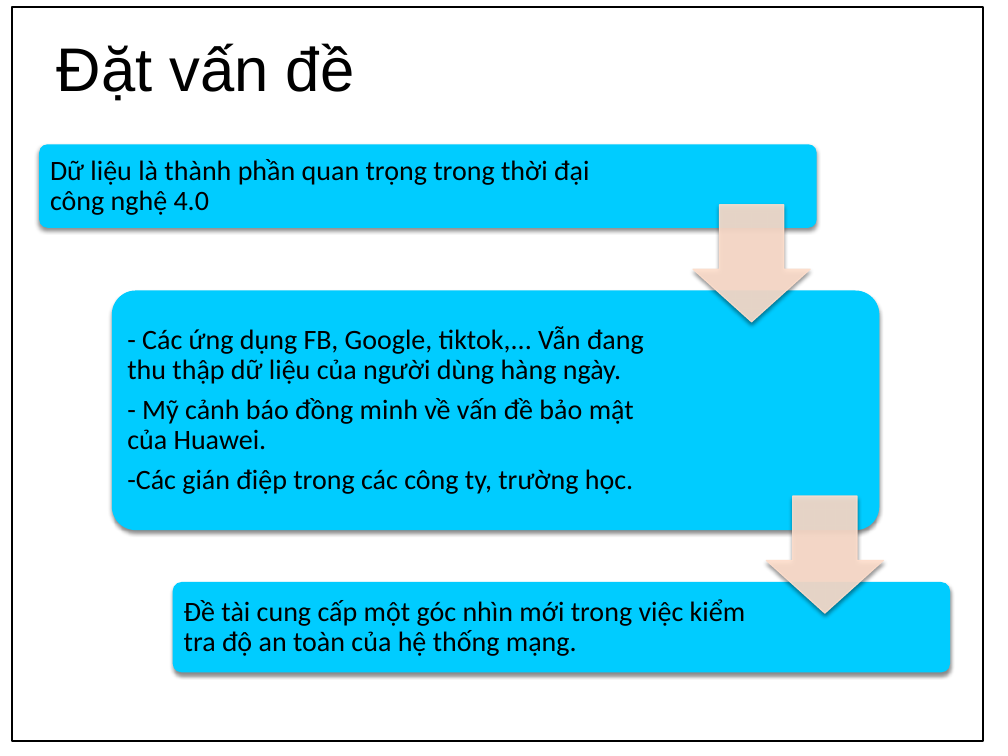
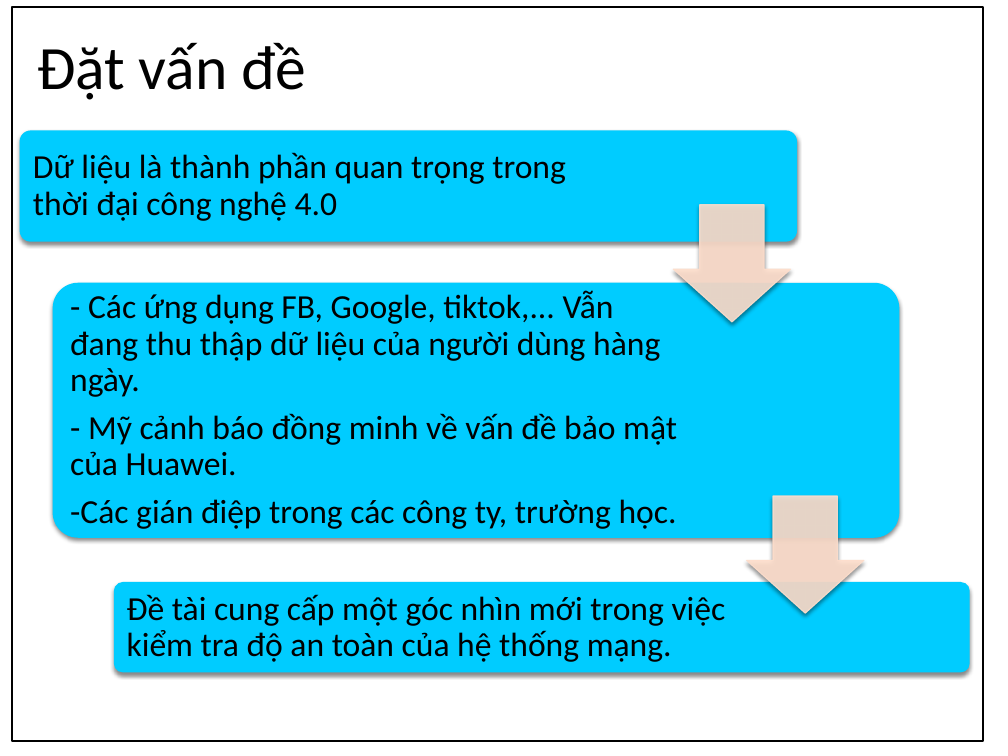
Before and after one commit to apkadmin/doan, a slide deck: slide 2 of Kỹ-thuật-khai-thác-giao-thức-Network-Time.pptx. Drawn at 1008x756 pixels with LibreOffice and Linux fonts; fonts in the diff are those of the drawing; background and template pictures are left out. Boxes give left, top, right and bottom in pixels: in the first picture for what was removed or moved away, otherwise in the second. Text is boxed around its words. In the diff, an @@ line names an element or a change of style, - is before the commit and + after.

```diff
--- a/Kỹ-thuật-khai-thác-giao-thức-Network-Time.pptx
+++ b/Kỹ-thuật-khai-thác-giao-thức-Network-Time.pptx
@@ text "Đặt vấn đề" at (37, 42, 307, 100): font Arial to Calibri @@
@@ rounded rectangle: place and size @@
-rounded rectangle at (39, 144, 816, 228)
+rounded rectangle at (19, 130, 796, 241)
@@ text "Dữ liệu là thành phần ...": place and size @@
-text "Dữ liệu là thành phần ..." at (50, 159, 589, 215)
+text "Dữ liệu là thành phần ..." at (33, 152, 566, 221)
@@ 2 down arrows, 1 text: place and size @@
-2 down arrows, 1 text at (57, 43, 883, 613)
+2 down arrows, 1 text at (37, 42, 864, 613)
@@ rounded rectangle: place and size @@
-rounded rectangle at (112, 290, 879, 530)
+rounded rectangle at (52, 283, 899, 538)
@@ size 20 to 24 pt; more space between paragraphs in 3 elements at (127, 594, 726, 662), (33, 152, 566, 221), (70, 291, 677, 529) @@
@@ text "- Các ứng dụng FB, ...": place and size @@
-text "- Các ứng dụng FB, ..." at (127, 326, 644, 494)
+text "- Các ứng dụng FB, ..." at (70, 291, 677, 529)
@@ rounded rectangle: place and size @@
-rounded rectangle at (172, 582, 950, 672)
+rounded rectangle at (114, 582, 970, 672)
@@ text "Đề tài cung cấp một ...": place and size @@
-text "Đề tài cung cấp một ..." at (184, 599, 745, 656)
+text "Đề tài cung cấp một ..." at (127, 594, 726, 662)
```
Also in this commit, not shown: 5 other slides changed, 4 slides added, 2 slides removed, 39 other files.
